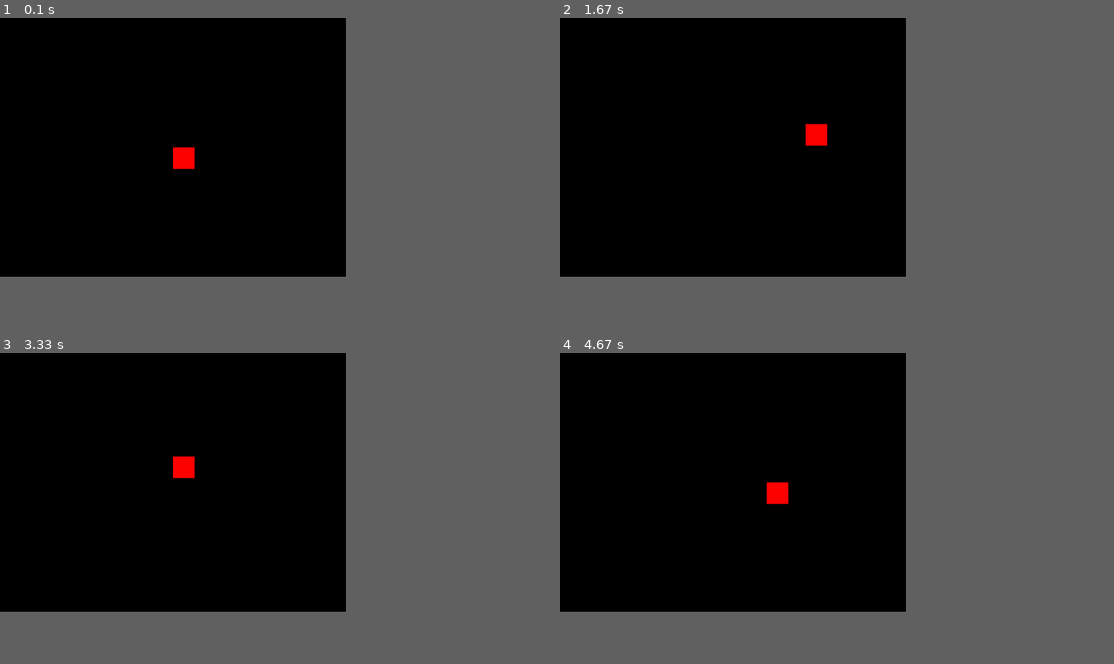
Above: before the commit, frames 1-4 (two rows, left to right).
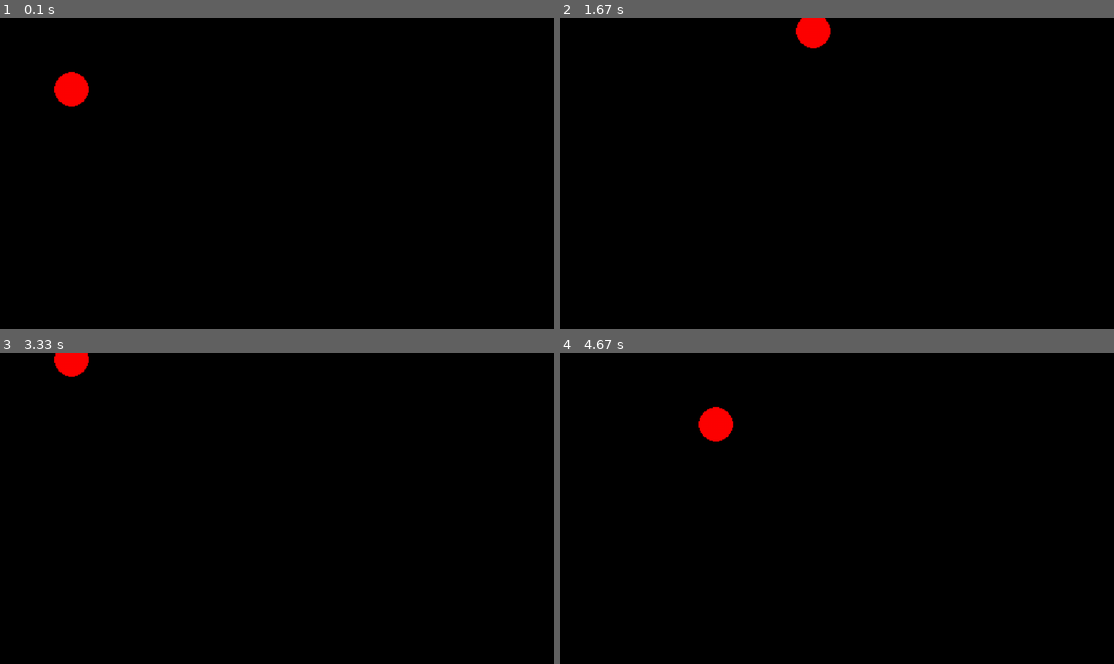
Above: after the commit, the same moments.

Repository: RLangendam/pygame
Game: pygame game, started from main.py
Same seed, same stepped clock (60 frames per second), same inputs: the game is played once before the commit and once after it.
Inputs:
- Up to frame 1 (0.1 s): no input
- Up to frame 2 (1.67 s): hold Right 0.33-0.8 s; hold Up 0.83-1.13 s; hold Right 1.17-1.63 s
- Up to frame 3 (3.33 s): hold Left 1.67-2.2 s; hold Down 2.23-2.53 s; hold Left 2.57-2.97 s; hold Up from 3 s (still down)
- Up to frame 4 (4.67 s): release Up at 3.37 s; hold Right 3.4-4.03 s; hold Down 4.07-4.43 s; hold Left from 4.47 s (still down)
In our replay, the window is 562x421 before the commit and 900x506 after it. These sizes can differ from the game's own. Grey fills any space a smaller window leaves; there, only what the larger window draws over its background counts as a difference.

The runs differ from the first frame. In frame 1, 0.8% of the frame differs, in the area x 9-36%, y 17-49%; in frame 2, 0.8%; in frame 3, 0.7%; in frame 4, 0.8%.

Commit message:
WIP adding camera

Diff:
--- a/main.py
+++ b/main.py
@@ -1,14 +1,28 @@
 import pygame
 
 FPS = 60  # Frames per second
-SCREEN_WIDTH = 800
-SCREEN_HEIGHT = 600
+
+TILE_SIZE = 32  # Size of each tile in pixels
+HORIZONTAL_TILE_COUNT = 16
+ASPECT_RATIO = 16 / 9
+VERTICAL_TILE_COUNT = int(HORIZONTAL_TILE_COUNT / ASPECT_RATIO)
+
+CAMERA_WIDTH = HORIZONTAL_TILE_COUNT * TILE_SIZE
+CAMERA_HEIGHT = VERTICAL_TILE_COUNT * TILE_SIZE
+
+SCREEN_WIDTH = 1280
+SCREEN_HEIGHT = int(SCREEN_WIDTH / ASPECT_RATIO)
+
+assert SCREEN_HEIGHT == 720, "Screen height must be 1080 for a 16:9 aspect ratio with the given width."
+
+LEVEL_WIDTH = 1000  # Width of the level in pixels
+LEVEL_HEIGHT = 1000  # Height of the level in pixels
 
 class Player(pygame.sprite.Sprite):
     def __init__(self, x, y):
         super().__init__()
-        self.image = pygame.Surface((50, 50))  # Create a square surface
-        self.image.fill((255, 0, 0))  # Fill it with red color
+        self.image = pygame.Surface((TILE_SIZE, TILE_SIZE))  # Create a square surface
+        pygame.draw.ellipse(self.image, (255, 0, 0), self.image.get_rect())
         self.rect = self.image.get_rect(topleft=(x, y))
 
     def update(self, dt):
@@ -23,6 +37,35 @@
         if keys[pygame.K_DOWN]:
             self.rect.y += 200 * dt / 1000
 
+class Camera:
+    def __init__(self, width, height):
+        self.rect = pygame.Rect(0, 0, width, height)
+        self.image = pygame.Surface((width, height))  # Create a surface for the camera view
+
+    def update(self, target, level_width, level_height):
+        x = target.rect.centerx - int(self.rect.width / 2)
+        y = target.rect.centery - int(self.rect.height / 2)
+
+        if x < 0:
+            x = 0
+        if y < 0:
+            y = 0
+        if self.rect.bottomright[0] > LEVEL_WIDTH:
+            x = LEVEL_WIDTH - self.rect.width
+        if self.rect.bottomright[1] > LEVEL_HEIGHT:
+            y = LEVEL_HEIGHT - self.rect.height
+
+        self.rect.topleft = (x, y)
+
+
+    def draw(self, surface, *sprite_groups):
+        self.image.fill((0, 0, 0))  # Clear the camera surface
+        for group in sprite_groups:
+            for sprite in group:
+                # Draw each sprite at its position relative to the camera
+                self.image.blit(sprite.image, sprite.rect) # Gebruik de source surface rect als 3e argument
+        pygame.transform.scale(self.image, (SCREEN_WIDTH, SCREEN_HEIGHT), surface)  # Scale camera view to screen size
+
 def main():
     pygame.init()
     screen = pygame.display.set_mode((SCREEN_WIDTH, SCREEN_HEIGHT))
@@ -30,12 +73,14 @@
 
     clock = pygame.time.Clock()
 
-    player = Player(SCREEN_WIDTH // 2, SCREEN_HEIGHT // 2)
+    player = Player(50, 50)  # Create a player at position (50, 50)
     player_group = pygame.sprite.GroupSingle(player)
+
+    camera = Camera(CAMERA_WIDTH, CAMERA_HEIGHT)
 
     running = True
     while running:
-        dt = clock.tick(FPS)  # Limit to 60 FPS
+        dt = clock.tick(FPS)
 
         for event in pygame.event.get():
             if event.type == pygame.QUIT:
@@ -43,9 +88,9 @@
 
         # Update player
         player_group.update(dt)
+        camera.update(player, LEVEL_WIDTH, LEVEL_HEIGHT)
 
-        screen.fill((0, 0, 0))  # Fill the screen with black
-        player_group.draw(screen)
+        camera.draw(screen, player_group)  # Draw camera view
         pygame.display.flip()  # Update the display
 
     pygame.quit()
